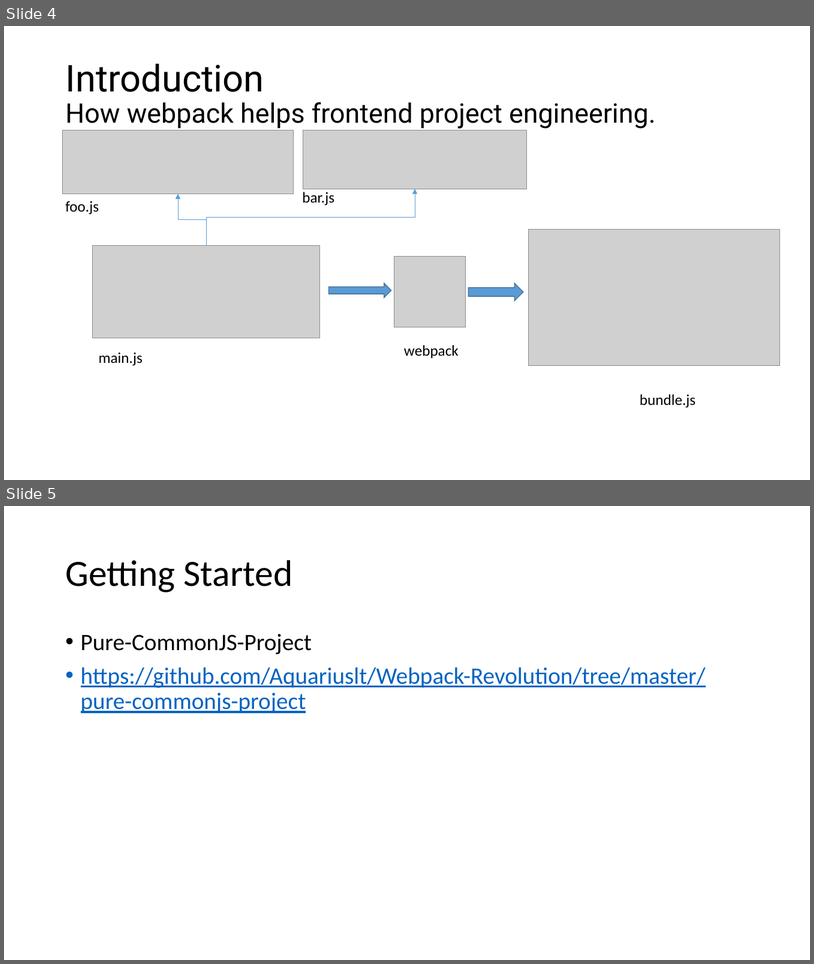
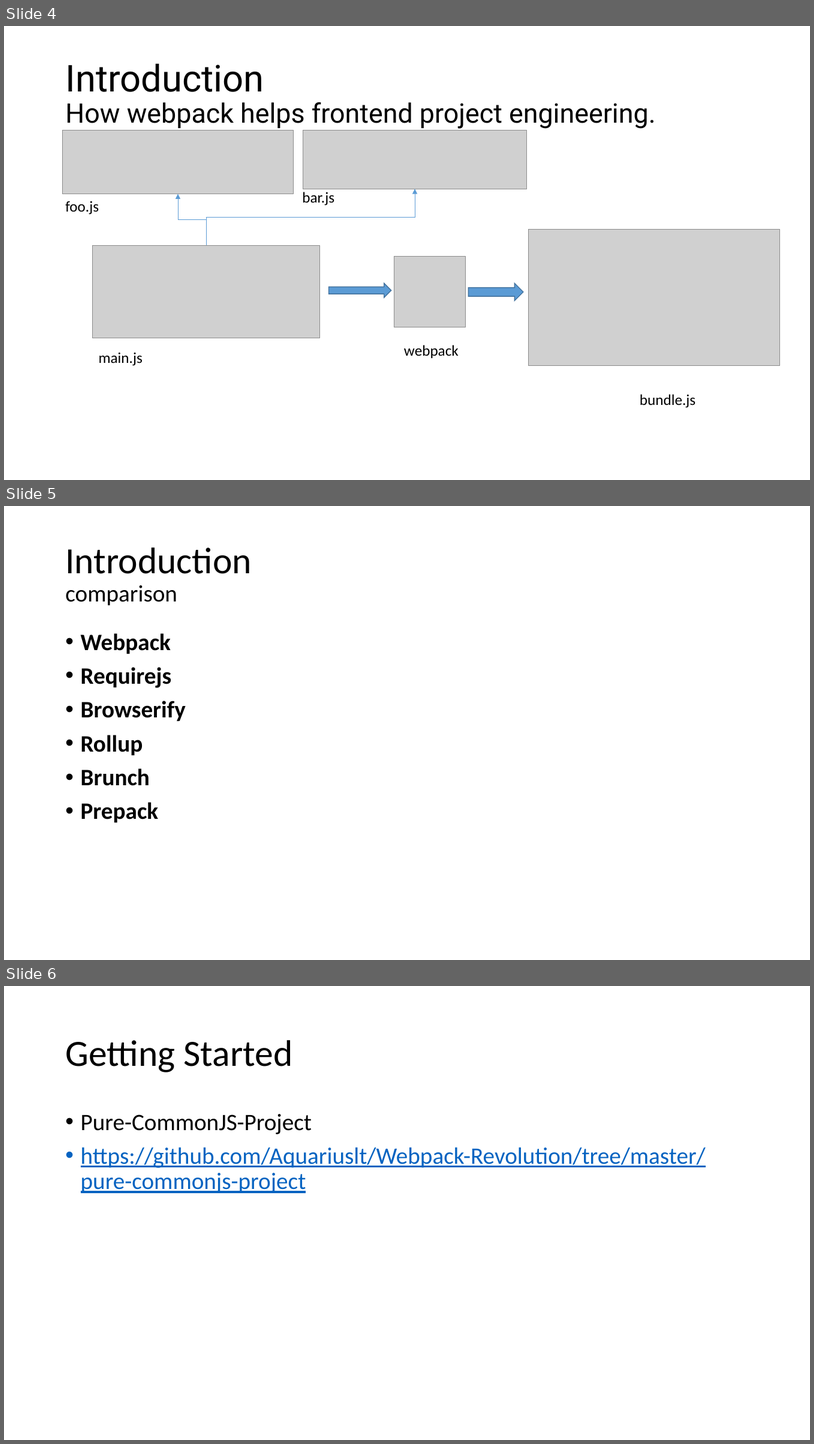
Before and after one commit to WenhaoXu/full-stack-web-course, a slide deck: engineering/2017/Webpack.pptx. Shown one above the other, each under a label of ours: slides 4 and 5 before the commit, slides 4, 5 and 6 after it. The pictures are 814x964 and 814x1444 pixels, drawn with LibreOffice and Linux fonts; fonts in the diff are those of the drawing; grey boxes stand for pictures. Boxes give left, top, right and bottom in pixels: in the first picture for what was removed or moved away, otherwise in the second. Text is boxed around its words. In the diff, an @@ line names an element or a change of style, - is before the commit and + after.

Commit message:
[Engineering PPT] add draft version 2017-webpack.pptx and outline

```diff
--- a/engineering/2017/Webpack.pptx
+++ b/engineering/2017/Webpack.pptx
@@ slide 5 added at (4, 506, 810, 960), background #FFFFFF @@
@@ title added at (65, 547, 252, 606), 44 pt, text #000000 @@
+Introduction
+comparison
@@ text added at (81, 633, 186, 822), 28 pt, text #000000, bold @@
+• Webpack
+• Requirejs
+• Browserify
+• Rollup
+• Brunch
+• Prepack
@@ what was slide 5 is now slide 6 @@
```
Also in this commit, not shown: 1 other file.
